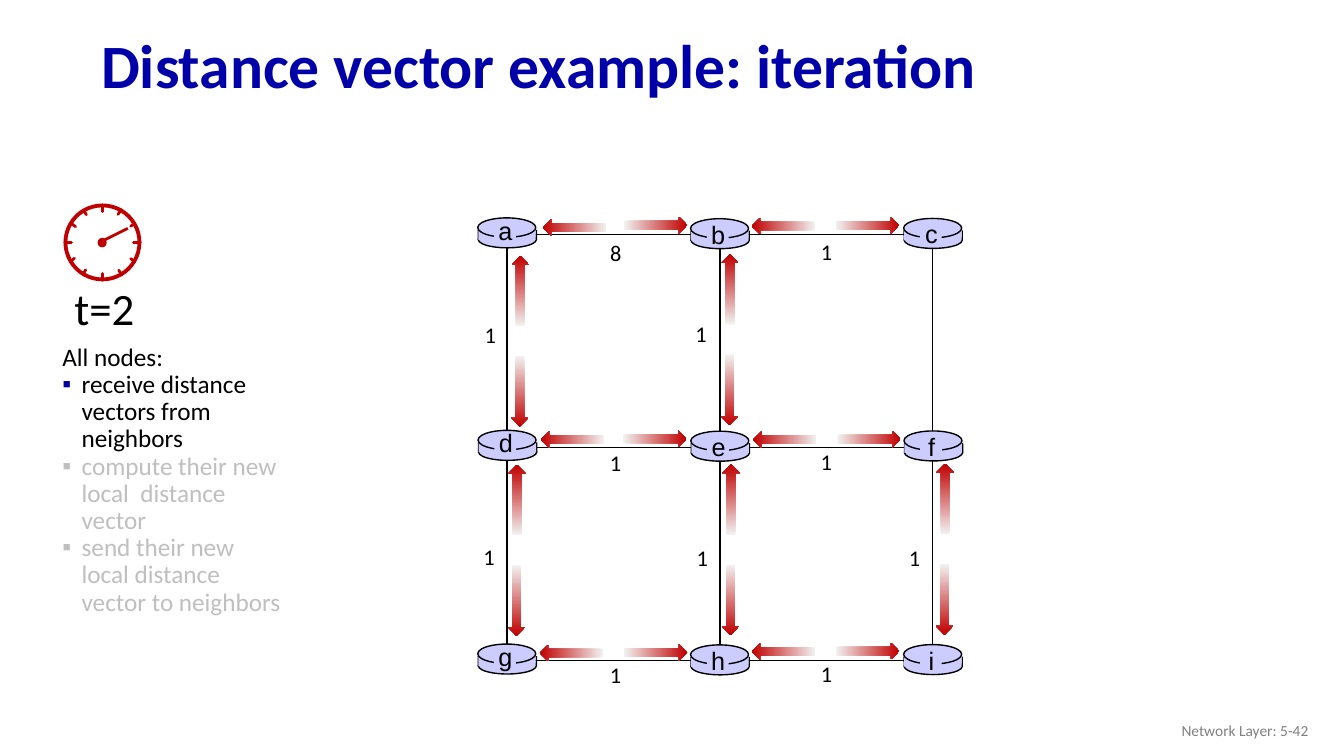
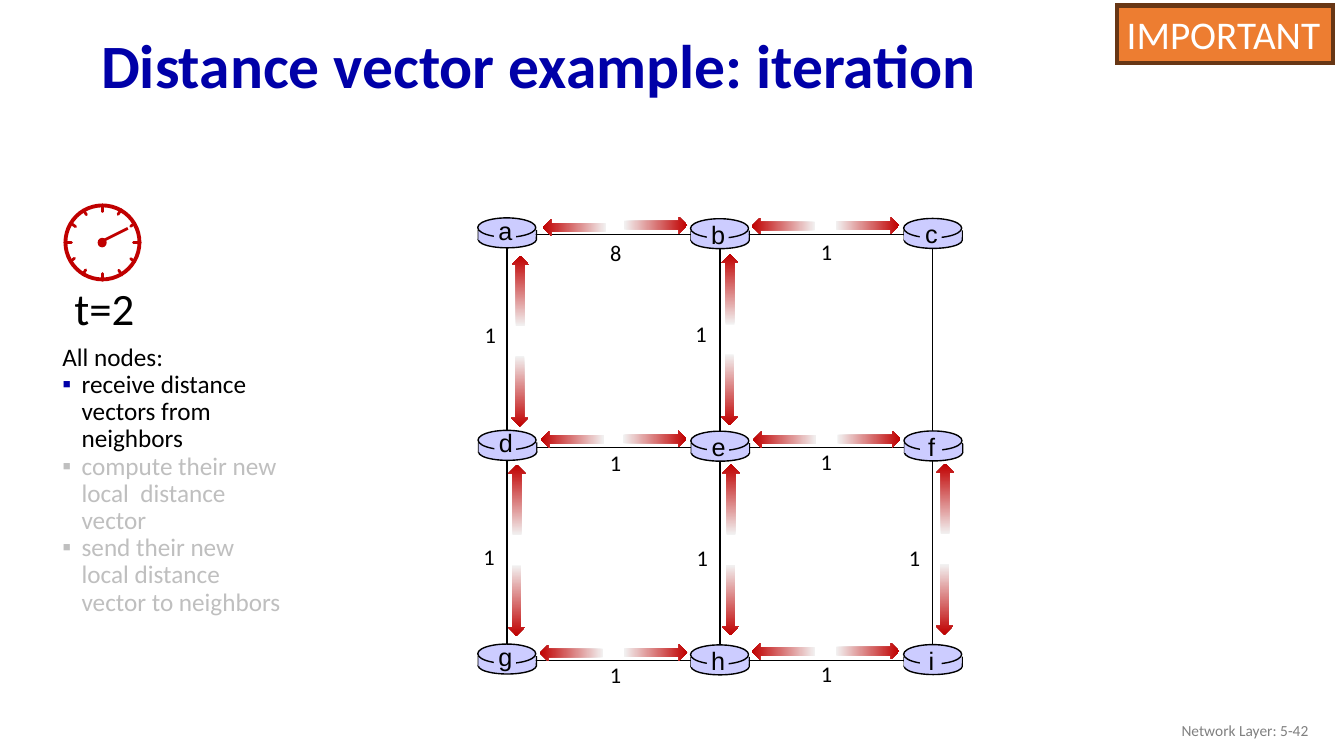
Before and after one commit to guhofstra/CSC175, a slide deck: slide 42 of PPTs/5.1 5.2 Control Plan Routing Protocols.pptx. Drawn at 1344x756 pixels with LibreOffice and Linux fonts; fonts in the diff are those of the drawing. Boxes give left, top, right and bottom in pixels: in the first picture for what was removed or moved away, otherwise in the second. Text is boxed around its words. In the diff, an @@ line names an element or a change of style, - is before the commit and + after.

```diff
--- a/PPTs/5.1 5.2 Control Plan Routing Protocols.pptx
+++ b/PPTs/5.1 5.2 Control Plan Routing Protocols.pptx
@@ rectangle added at bbox=[1117, 5, 1333, 63], fill #ED7D31, outline #683715 3 pt, 28 pt, text #FFFFFF @@
+IMPORTANT
```
Also in this commit, not shown: 23 other slides changed, 1 slide added, 1 other file.
